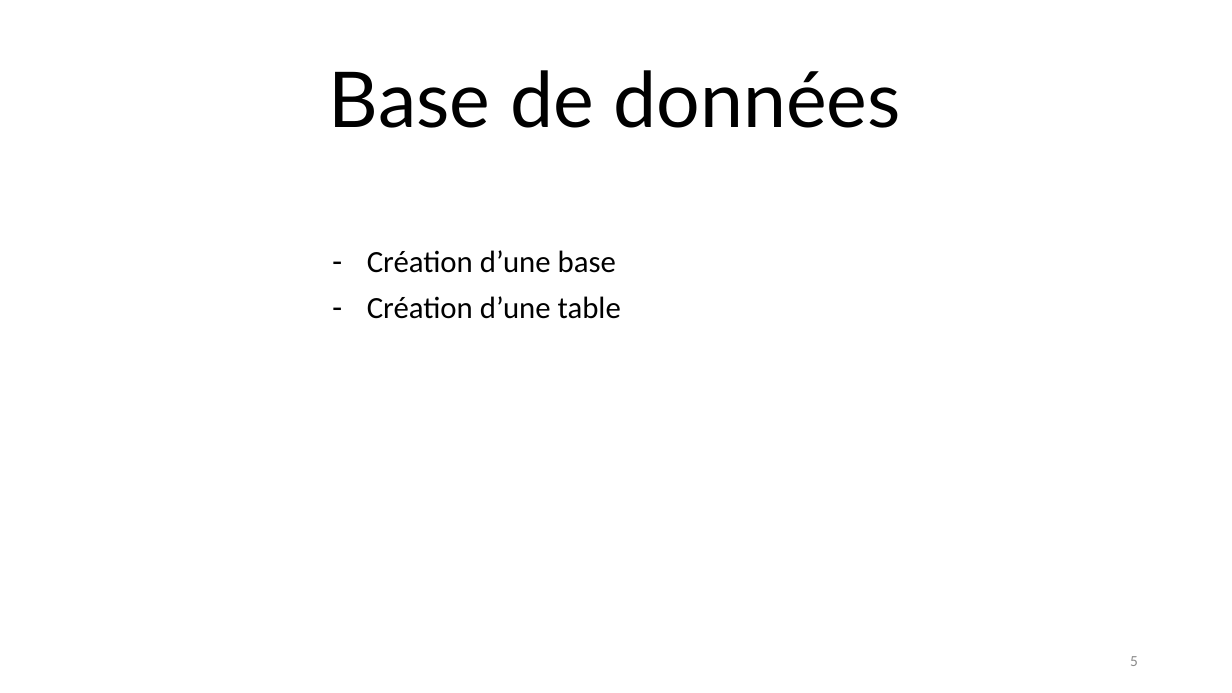
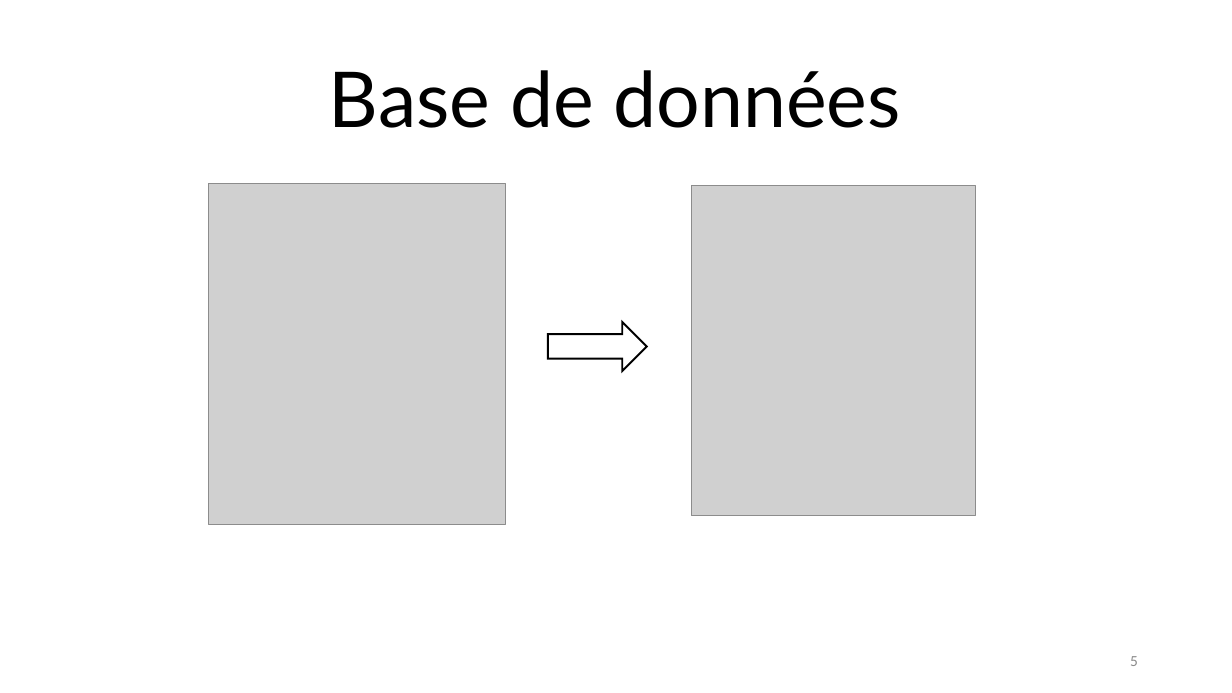
Before and after one commit to chopinvictor/CUBES-2, a slide deck: slide 5 of Présentation CUBE 2.pptx. Drawn at 1232x693 pixels with LibreOffice and Linux fonts; fonts in the diff are those of the drawing; grey boxes stand for pictures; background and template pictures are left out. Boxes give left, top, right and bottom in pixels: in the first picture for what was removed or moved away, otherwise in the second. Text is boxed around its words. In the diff, an @@ line names an element or a change of style, - is before the commit and + after.

```diff
--- a/Présentation CUBE 2.pptx
+++ b/Présentation CUBE 2.pptx
@@ picture added at [209,184,506,525] @@
@@ picture added at [691,186,975,516] @@
@@ subtitle removed at [367,250,621,319] @@
-– Création d’une base
-– Création d’une table
@@ right arrow added at [548,322,647,371], fill #FFFFFF, outline #000000 1.5 pt @@
```
Also in this commit, not shown: 4 other slides changed.
